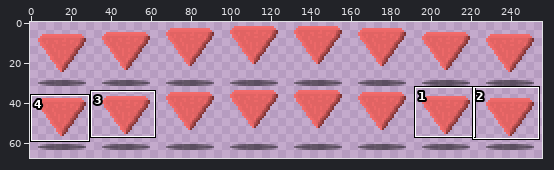
Sprite sheet: resources/fair_and_square/triangle.png. The picture above shows the old version from afar; the outline marks the close-up.
Close-up. Earlier state:
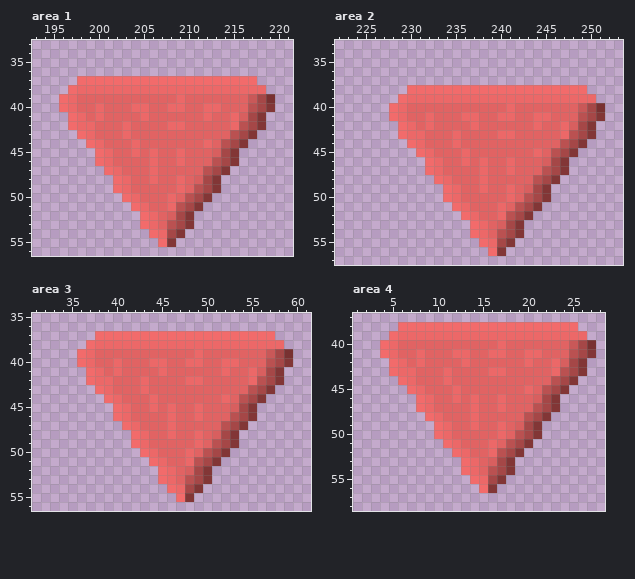
The file is 512x128 pixels. Colours within 5 levels of each other are drawn and written as one. Shown: area 1: x 193..221, y 33..56; area 2: x 222..253, y 33..57; area 3: x 31..61, y 35..56; area 4: x 1..28, y 37..58. The wide view leaves out empty margins. The commit also changed other parts of the picture, which this record leaves out.
The same view after the edit:
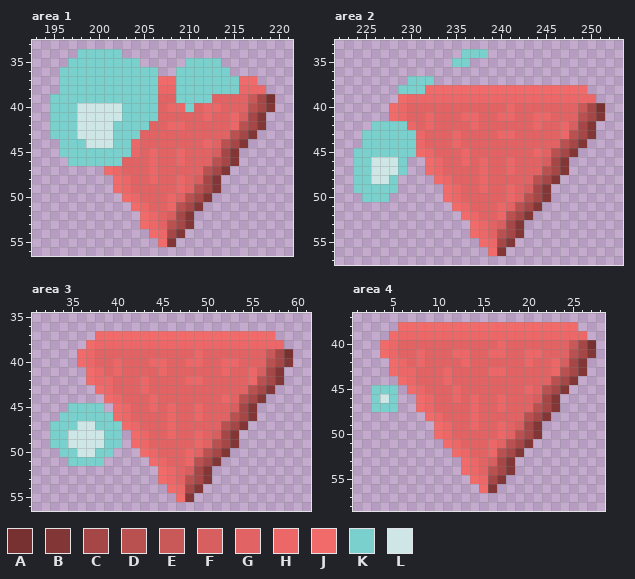
Palette (. is transparent): A #783131  B #823636  C #a54747  D #ba5151  E #c95858  F #d85f5f  G #e16363  H #ec6868  J #f26b6b  K #7ad0cc  L #cee6e5
From old to new:
Area 1:
y 34: x 198..202 ..... -> KKKKK
y 35: x 197..204 ........ -> KKKKKKKK; x 210..213 .... -> KKKK
y 36: x 196..206 ........... -> KKKKKKKKKKK; x 209..214 ...... -> KKKKKK
y 37: x 196..206 ..JJJJJJJJJ -> KKKKKKKKKKK; x 209..215 JJJJJJJ -> KKKKKKK
y 38: x 196..206 .JHHHHHHHHH -> KKKKKKKKKKK; x 209..215 HHHHHHH -> KKKKKKK
y 39: x 195..206 .JHGGGGGGGGG -> KKKKKKKKKKKK; x 209..212 HGGG -> KKKK
y 40: x 195..206 .JHGGHGGGHHG -> KKKLLLLLKKKK; x 210 G -> K
y 41: x 195..206 ..JHGHGGGGHG -> KKKLLLLLKKKK
y 42: x 195..205 ..JHHGGGHGG -> KKKLLLLKKKK
y 43: x 195..204 ...JHGGGHG -> KKKLLLLKKK
y 44: x 196..203 ...JHGGG -> KKKLLLKK
y 45: x 196..203 ....JHGG -> KKKKKKKK
y 46: x 197..202 ...JHG -> KKKKKK
Area 2:
y 34: x 236..238 ... -> KKK
y 35: x 235..236 .. -> KK
y 37: x 230..232 ... -> KKK
y 38: x 229..231 .JJ -> KKK
y 42: x 226..229 ...J -> KKKK
y 43: x 225..230 ....JH -> KKKKKK
y 44: x 225..230 .....J -> KKKKKK
y 45: x 224..230 ....... -> KKKKKKK
y 46..47: x 224..229 ...... -> KKLLLK
y 48: x 224..228 ..... -> KKLLK
y 49: x 224..228 ..... -> KKKKK
y 50: x 225..227 ... -> KKK
Area 3:
y 45: x 35..38 .... -> KKKK
y 46: x 34..39 ...... -> KKKKKK
y 47: x 33..40 ........ -> KKKLLKKK
y 48..49: x 33..40 ........ -> KKLLLLKK
y 50: x 34..39 ...... -> KKLLKK
y 51: x 35..38 .... -> KKKK
Area 4:
y 45: x 3..5 ... -> KKK
y 46: x 3..5 ... -> KLK
y 47: x 3..5 ... -> KKK
